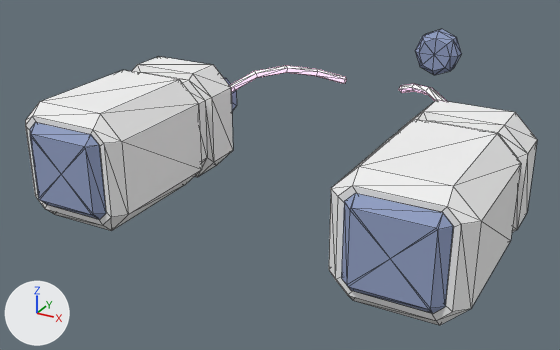
An edit to the OBJ model sdcard/apps/cosmozoom.app/models/engine_star.obj, drawn before and after from the same camera.
Rendered twice from a 50 mm lens placed at (2.26, -7.32, 1.98), pointed at (-0.38, -2.51, -0.43). The lights are fixed; the arrows at lower left show +X, +Y and +Z. The first picture is the older version. Mesh edges are drawn as thin lines. Where no turn or scale is listed for an object, it has been applied to the vertices.

In view in the first picture: 'engine_star'.
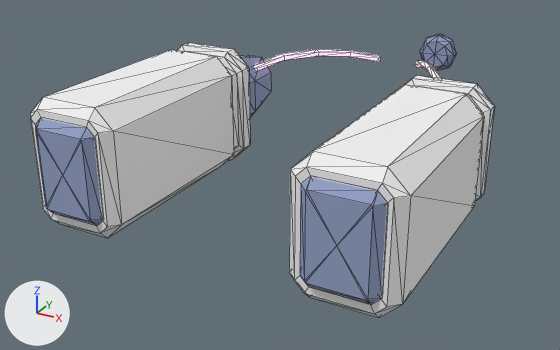
What changed in the scene script:
```text
Change me_engine_star:
    used by ob_engine_star; location = (0.0, 0.0, 0.0)
    remove me_engine_star.from_pydata(...)  # 340 vertices, 644 faces; spans x -1.5..1.5, y -4.06..0.16, z -0.38..0.42
    add me_engine_star.from_pydata(...)  # 340 vertices, 644 faces; spans x -1.21..1.21, y -4.25..0.12, z -0.29..0.55
    me_engine_star part 1: the loose piece of 34 vertices spanning x 0.81..1.39, y -4.06..-3.94, z -0.27..0.31 is scaled about its middle by (0.779, 0.917, 1.12), then moved by (-0.21, -0.19, 0.11)
    me_engine_star part 2: the loose piece of 34 vertices spanning x -1.39..-0.81, y -4.06..-3.94, z -0.27..0.31 is scaled about its middle by (0.779, 0.917, 1.12), then moved by (0.21, -0.19, 0.11)
    me_engine_star part 3: the loose piece of 34 vertices spanning x -0.22..0.22, y -0.08..0.16, z -0.22..0.22 is scaled about the mesh origin by (0.816, 0.735, 0.816)
    me_engine_star part 4: 238 of 340 vertices moved; they spanned x -1.5..1.5, y -4.0..-1.63, z -0.38..0.42 and now span x -1.21..1.21, y -4.2..-1.08, z -0.29..0.55; mean shift (0.0, 0.13, 0.11); largest move (0.23, -1.67, 0.12) -> (0.15, -1.11, 0.18)
```

Changed parts and their boxes (x1, y1, x2, y2) in the pictures (560 x 350 px; the box of a moved part takes in the faces that stretch with it):
'engine_star', reshaped (9% narrower): before (25, 29, 537, 325); after (30, 34, 495, 318)
part 1 of me_engine_star, moved or reshaped: before (341, 193, 453, 313); after (300, 177, 387, 304)
part 2 of me_engine_star, moved or reshaped: before (30, 122, 106, 219); after (35, 118, 102, 225)
part 3 of me_engine_star, moved or reshaped: before (415, 29, 462, 75); after (419, 34, 457, 70)
part 4 of me_engine_star, moved or reshaped: before (25, 57, 537, 325); after (30, 43, 495, 318)
